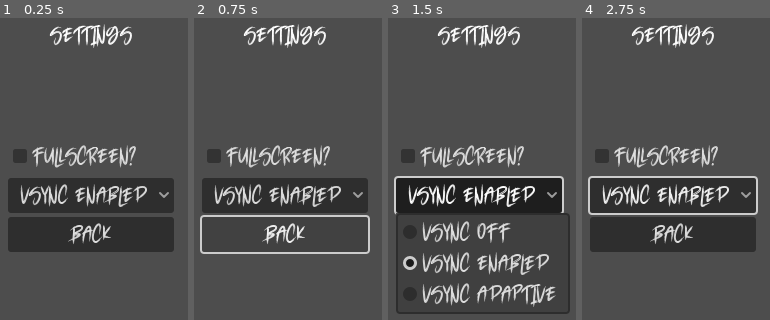
Above: before the commit, frames 1-4 (left to right).
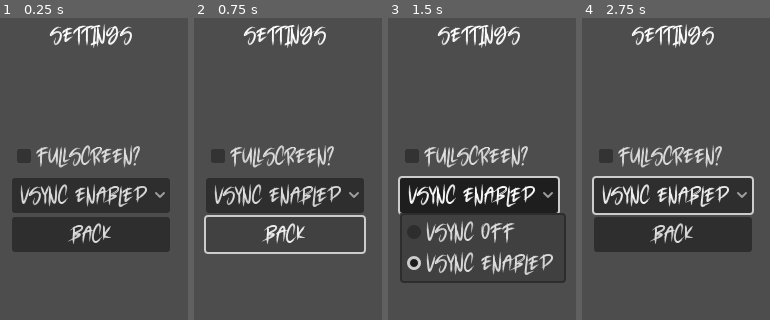
Above: after the commit, the same moments.

Repository: joshuardecker/eternal-harvest
Game: Godot game, scene res://UI/settings_menu.tscn
Same seed, same stepped clock (60 frames per second), same inputs: the game is played once before the commit and once after it. This scene is started directly instead of the project's main scene.
Inputs (mouse positions are in pixels of both pictures, inside the frame that each line leads up to):
- Up to frame 1 (0.25 s): no input
- Up to frame 2 (0.75 s): click "Back" at 0.5 s
- Up to frame 3 (1.5 s): click "VSync Enabled" at 1.25 s
- Up to frame 4 (2.75 s): tap Enter at 2 s; move the mouse to (outside the picture) at 2.02 s; hold D (right) from 2.03 s (still down); click (outside the picture) at 2.1 s

The runs differ from the first frame. In frame 1, 3.5% of the frame differs, in the area x 4-93%, y 42-78%; in frame 2, 3.6%; in frame 3, 11%, in the area x 3-97%, y 42-99%; in frame 4, 3.8%.
Error after the commit: Invalid access to property or key 'fullscreen' on a base object of type 'null instance'. (res://UI/settings_menu.gd:64)

Commit message:
Settings menu now uses the settings manager

Diff:
--- a/UI/settings_menu.gd
+++ b/UI/settings_menu.gd
@@ -2,27 +2,70 @@
 
 class_name SettingsMenu
 
-signal fullscreen(bool)
-signal vsync_mode(int)
 signal back
 
 @onready var fullscreen_button = $CenterContainer2/VBoxContainer/Fullscreen
 @onready var vsync_button = $CenterContainer2/VBoxContainer/VSync
 @onready var back_button = $CenterContainer2/VBoxContainer/Back
 
-#TODO: when the settings manager is added, have the settings menu connect signals there itself.
+# Needs this to tell the UI manager when to return back to the main menu.
+var ui_manager: UIManager
+var settings_manager: SettingsManager
+
+func _ready():
+	# Load the nessesary managers.
+	ui_manager = load_ui_manager()
+	settings_manager = load_settings_manager()
+
+	load_settings()
 
 func _on_fullscreen_pressed():
-	if fullscreen_button.button_pressed:
-		fullscreen.emit(true)
-	else:
-		fullscreen.emit(false)
+	settings_manager.fullscreen = fullscreen_button.button_pressed
+
+	settings_manager.apply_settings()
 
 func _on_v_sync_item_selected(index):
-	# I can just emit the index of the option chosen because those indexes
-	# purposefully match the value of the vsync setting. So if the index is 0,
-	# the vsync mode that needs to be set is 0.
-	vsync_mode.emit(index)
+	# If vsync off is selected.
+	if index == 0:
+		settings_manager.current_vsync = settings_manager.vsync_modes.DISABLED
+	# If vsync on is selected.
+	else:
+		settings_manager.current_vsync = settings_manager.vsync_modes.ENABLED
+
+	settings_manager.apply_settings()
 
 func _on_back_pressed():
-	back.emit()
+	# Since we are leaving the settings menu, now is a good time to save the
+	# new settings to the file.
+	settings_manager.save_settings_to_file()
+
+	ui_manager.unload_settings_menu()
+
+func load_ui_manager() -> UIManager:
+	var manager: UIManager = get_tree().get_first_node_in_group("UIManager")
+
+	# If the settings manager is not loaded.
+	if not manager:
+		push_error("The settings menu could not find the UIManager!")
+
+	return manager
+
+func load_settings_manager() -> SettingsManager:
+	var manager: SettingsManager = get_tree().get_first_node_in_group("SettingsManager")
+
+	# If the settings manager is not loaded.
+	if not manager:
+		push_error("The settings menu could not find the SettingsManager!")
+
+	return manager
+
+# Load the settings, that way the menu displays what is currently set.
+func load_settings():
+	fullscreen_button.button_pressed = settings_manager.fullscreen
+
+	# If vsync is enabled, have that button selected in the settings.
+	if settings_manager.current_vsync == settings_manager.vsync_modes.ENABLED:
+		vsync_button.selected = 1
+	# Vsync is disabled, so have that button selected in the settings.
+	else:
+		vsync_button.selected = 0
--- a/UI/settings_menu.tscn
+++ b/UI/settings_menu.tscn
@@ -42,14 +42,12 @@
 [node name="VSync" type="OptionButton" parent="CenterContainer2/VBoxContainer"]
 layout_mode = 2
 alignment = 1
-item_count = 3
+item_count = 2
 selected = 1
 popup/item_0/text = "VSync Off"
 popup/item_0/id = 0
 popup/item_1/text = "VSync Enabled"
 popup/item_1/id = 1
-popup/item_2/text = "VSync Adaptive"
-popup/item_2/id = 2
 
 [node name="Back" type="Button" parent="CenterContainer2/VBoxContainer"]
 layout_mode = 2
